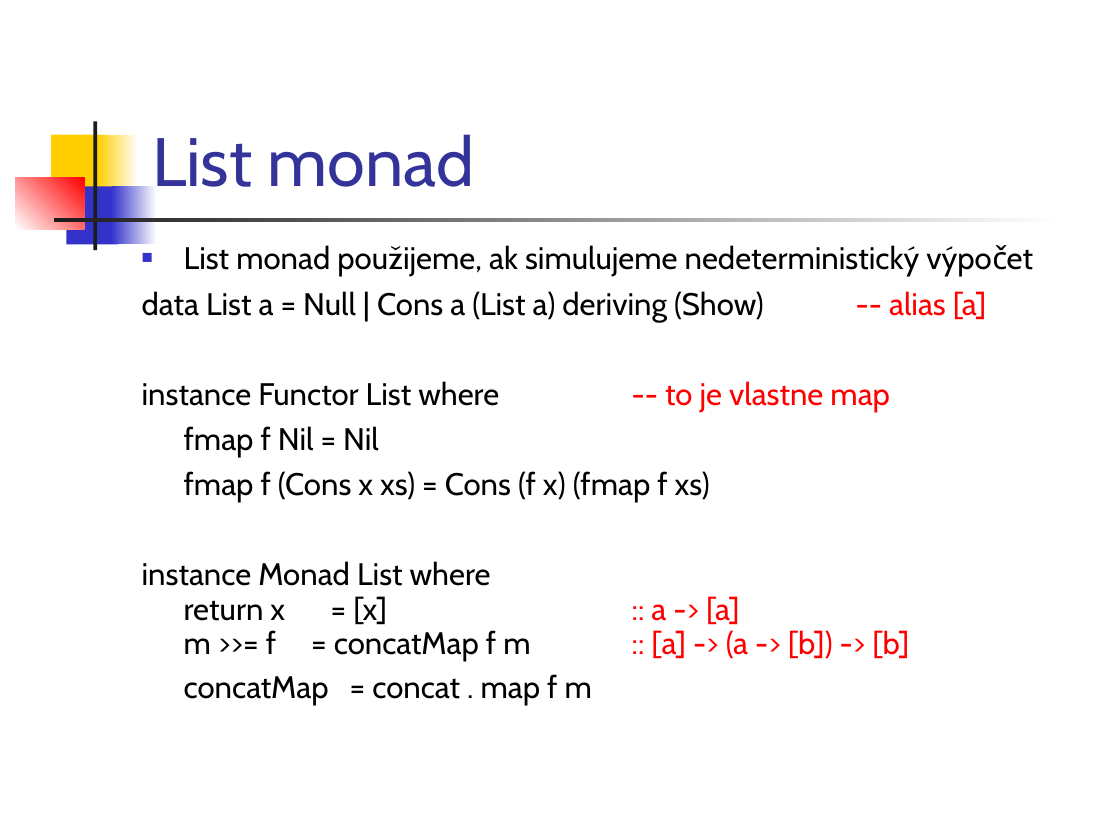
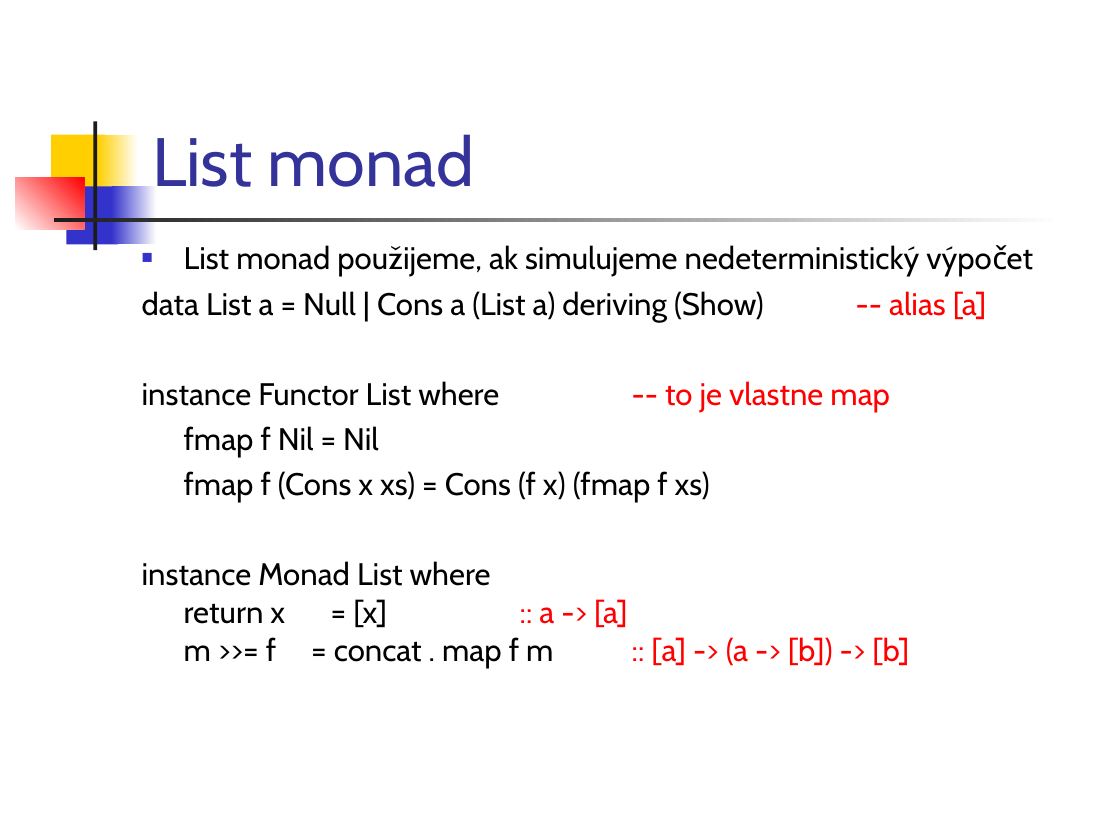
Before and after one commit to Funkcionalne/Prednasky, a slide deck: slide 26 of 11/11_fpro.ppt (slide 24 before the commit). Drawn at 1120x840 pixels with LibreOffice and Linux fonts; fonts in the diff are those of the drawing. Boxes give left, top, right and bottom in pixels: in the first picture for what was removed or moved away, otherwise in the second. Text is boxed around its words. In the diff, an @@ line names an element or a change of style, - is before the commit and + after.

```diff
--- a/11/11_fpro.ppt
+++ b/11/11_fpro.ppt
@@ text at [184,599,627,628]: line spacing 0.7 to 0.8 @@
@@ text at [184,637,909,668]: text changed; text colour #000000 to #FF0000 @@
-m >>= f = concatMap f m :: [a] -> (a -> [b]) -> [b]
-concatMap = concat . map f m
+m >>= f = concat . map f m :: [a] -> (a -> [b]) -> [b]
```
Also in this commit, not shown: 10 other slides changed, 2 slides added, 2 other files.
